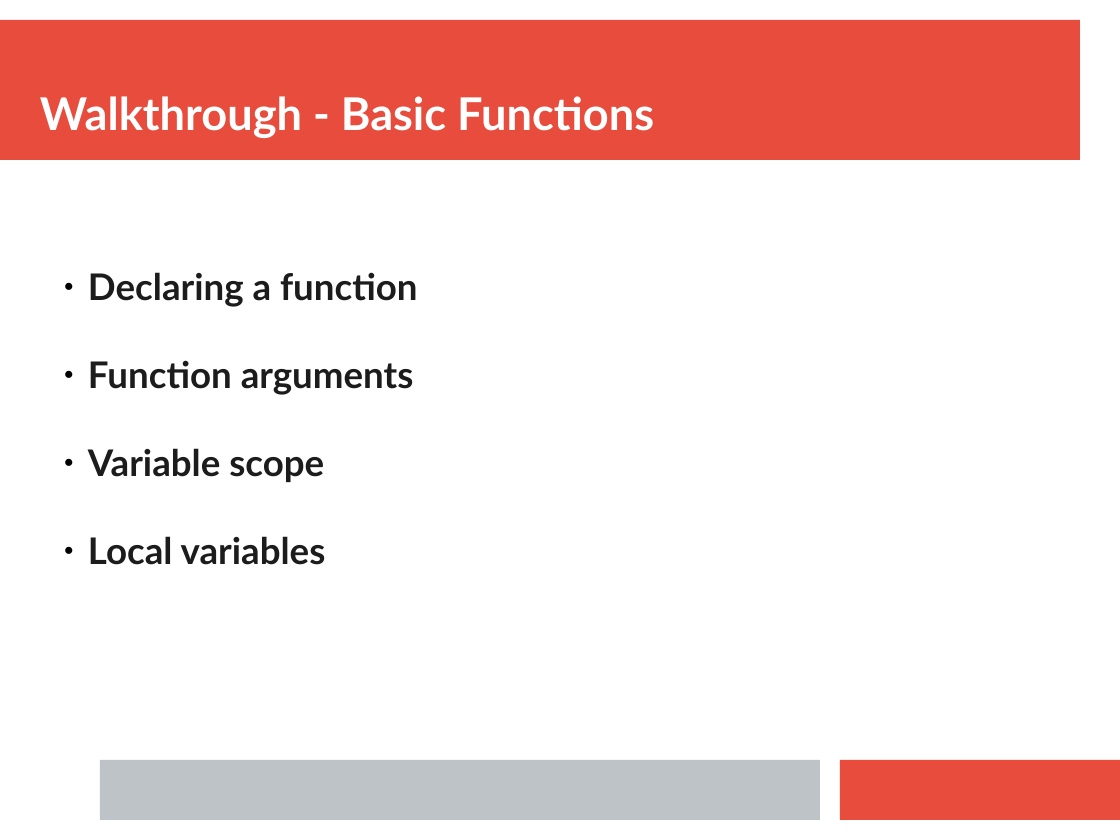
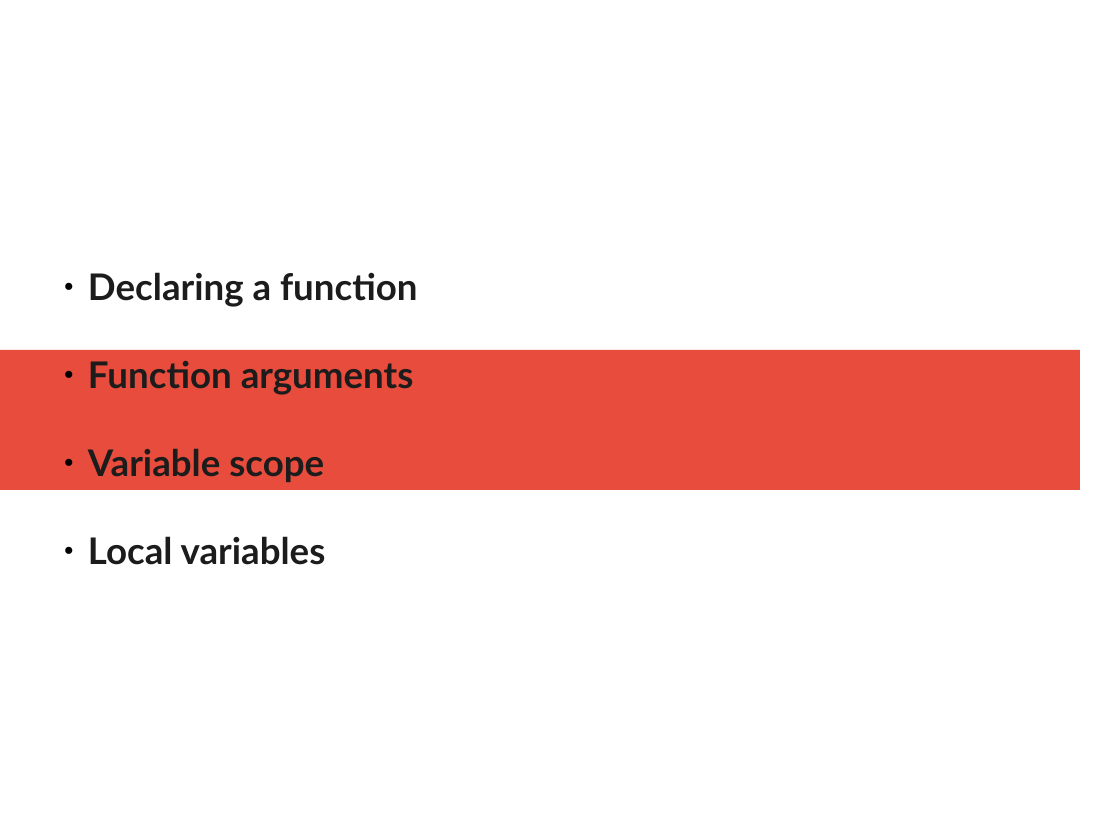
Before and after one commit to ianmiell/introduction-to-bash, a slide deck: slide 74 of slides/introduction_to_bash.pptx (slide 46 before the commit). Drawn at 1120x840 pixels with LibreOffice and Linux fonts; fonts in the diff are those of the drawing. Boxes give left, top, right and bottom in pixels: in the first picture for what was removed or moved away, otherwise in the second. Text is boxed around its words. In the diff, an @@ line names an element or a change of style, - is before the commit and + after.

```diff
--- a/slides/introduction_to_bash.pptx
+++ b/slides/introduction_to_bash.pptx
@@ text removed at (40,96,654,138) @@
-Walkthrough - Basic Functions
@@ rectangle: place and size @@
-rectangle at (0,20,1080,161)
+rectangle at (0,350,1080,490)
@@ rectangle removed at (100,760,820,820) @@
@@ rectangle removed at (841,760,1120,820) @@
```
Also in this commit, not shown: 43 other slides changed, 1 slide added, 10 slides removed, 27 other files.
